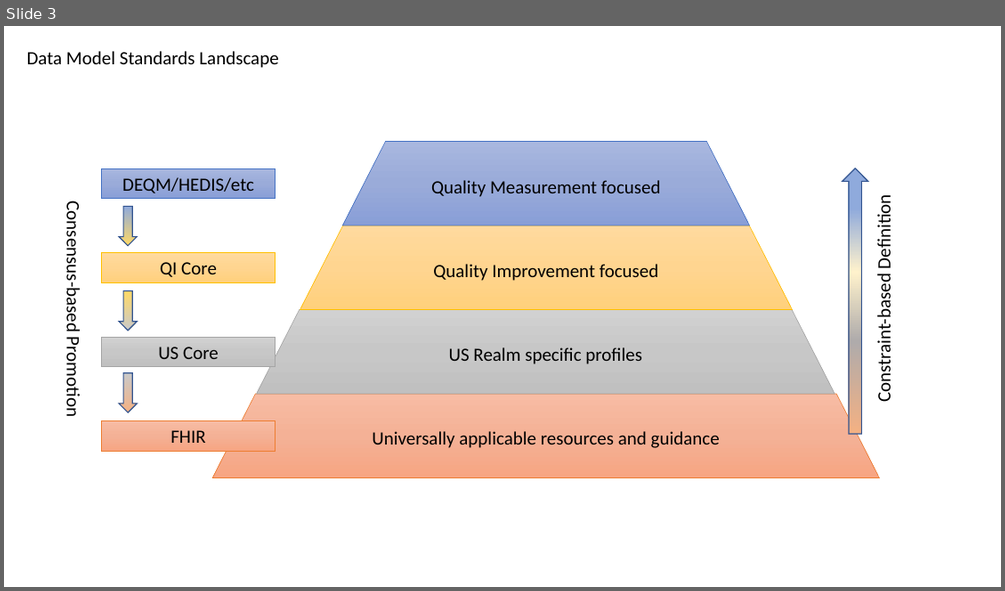
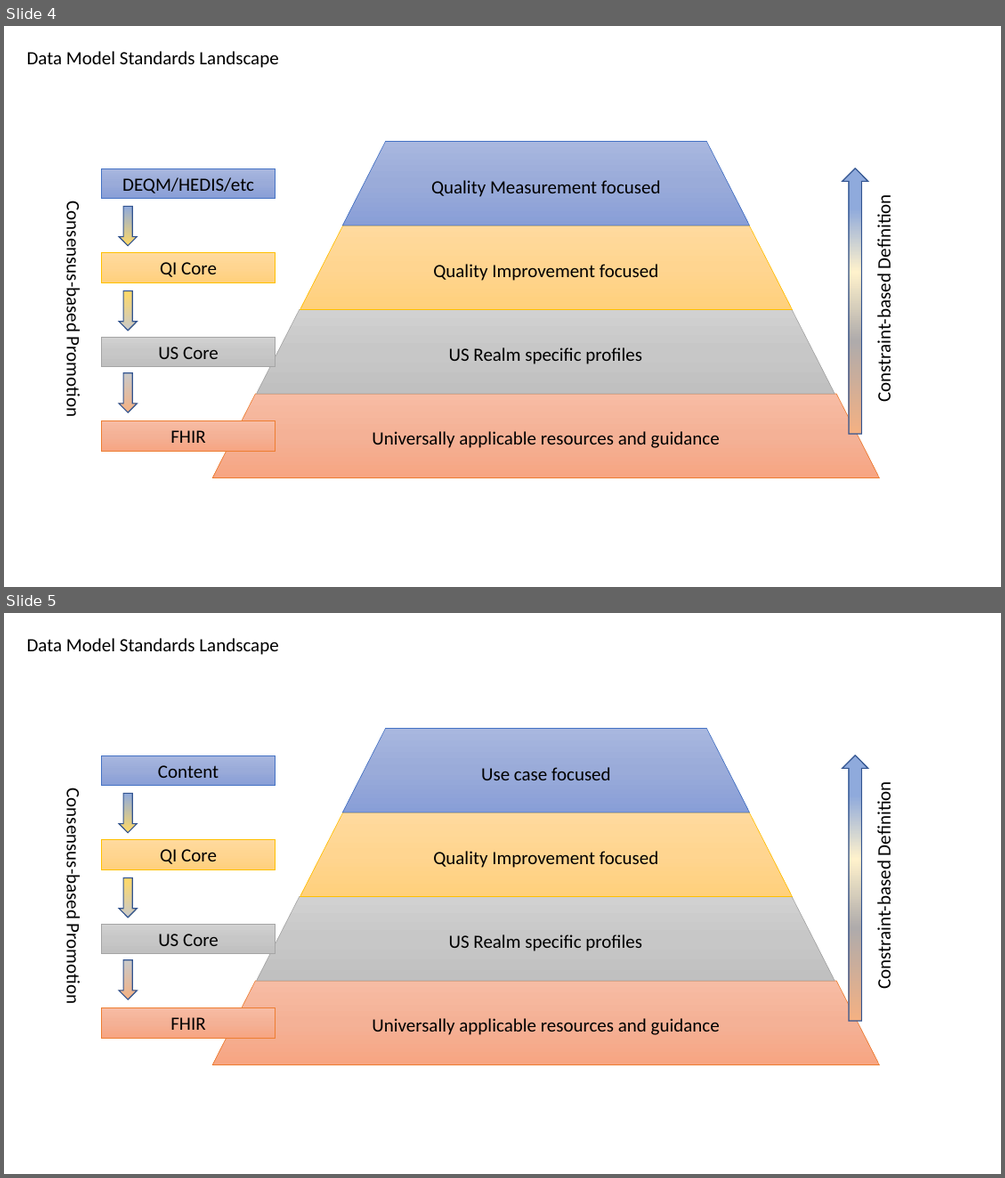
Before and after one commit to HL7/cqf-measures, a slide deck: diagrams/FHIR Measure IG Diagram_v2.pptx. Shown one above the other, each under a label of ours: slide 3 before the commit, slides 4 and 5 after it. The pictures are 1005x591 and 1005x1178 pixels, drawn with LibreOffice and Linux fonts; fonts in the diff are those of the drawing. Boxes give left, top, right and bottom in pixels: in the first picture for what was removed or moved away, otherwise in the second. Text is boxed around its words. In the diff, an @@ line names an element or a change of style, - is before the commit and + after.

```diff
--- a/diagrams/FHIR Measure IG Diagram_v2.pptx
+++ b/diagrams/FHIR Measure IG Diagram_v2.pptx
@@ slide 5 added at box(4, 613, 1001, 1174), background #FFFFFF @@
@@ text added at box(27, 638, 278, 655), 18 pt, text #000000 @@
+Data Model Standards Landscape
@@ trapezoid added at box(343, 728, 750, 811), fill gradient #A8B7DF to #9AABD9 to #889ED7, outline #4472C4 0.5 pt, 18 pt, text #000000 @@
+Use case focused
@@ rectangle added at box(102, 755, 275, 785), fill gradient #A8B7DF to #9AABD9 to #889ED7, outline #4472C4 0.5 pt, 18 pt, text #000000 @@
+Content
@@ down arrow added at box(842, 755, 868, 1021), fill gradient #F4B183 to #AFABAB to #FFF2CC to #8FAADC, outline #325491 1 pt @@
@@ down arrow added at box(119, 793, 138, 833), fill gradient #8FAADC to #FFD966, outline #325491 1 pt @@
@@ text added at box(873, 788, 896, 985), 18 pt, text #000000 @@
+Constraint-based Definition
@@ text added at box(62, 801, 85, 1002), 18 pt, text #000000 @@
+Consensus-based Promotion
@@ trapezoid added at box(300, 812, 793, 896), fill gradient #FFDB9E to #FFD590 to #FFD07C, outline #FFC000 0.5 pt, 18 pt, text #000000 @@
+Quality Improvement focused
@@ rectangle added at box(102, 840, 275, 869), fill gradient #FFDB9E to #FFD590 to #FFD07C, outline #FFC000 0.5 pt, 18 pt, text #000000 @@
+QI Core
@@ down arrow added at box(119, 877, 138, 917), fill gradient #FFD966 to #C9C9C9, outline #325491 1 pt @@
@@ trapezoid added at box(257, 896, 834, 981), fill gradient #D2D2D2 to #C8C8C8 to #C0C0C0, outline #A5A5A5 0.5 pt, 18 pt, text #000000 @@
+US Realm specific profiles
@@ rectangle added at box(102, 924, 275, 953), fill gradient #D2D2D2 to #C8C8C8 to #C0C0C0, outline #A5A5A5 0.5 pt, 18 pt, text #000000 @@
+US Core
@@ down arrow added at box(119, 960, 138, 999), fill gradient #C9C9C9 to #F4B183, outline #325491 1 pt @@
@@ trapezoid added at box(212, 981, 880, 1064), fill gradient #F7BDA5 to #F5B196 to #F8A582, outline #ED7D31 0.5 pt, 18 pt, text #000000 @@
+Universally applicable resources and guidance
@@ rectangle added at box(102, 1008, 275, 1038), fill gradient #F7BDA5 to #F5B196 to #F8A582, outline #ED7D31 0.5 pt, 18 pt, text #000000 @@
+FHIR
@@ what was slide 3 is now slide 4 @@
```
Also in this commit, not shown: 2 other slides added, 1 other file.
